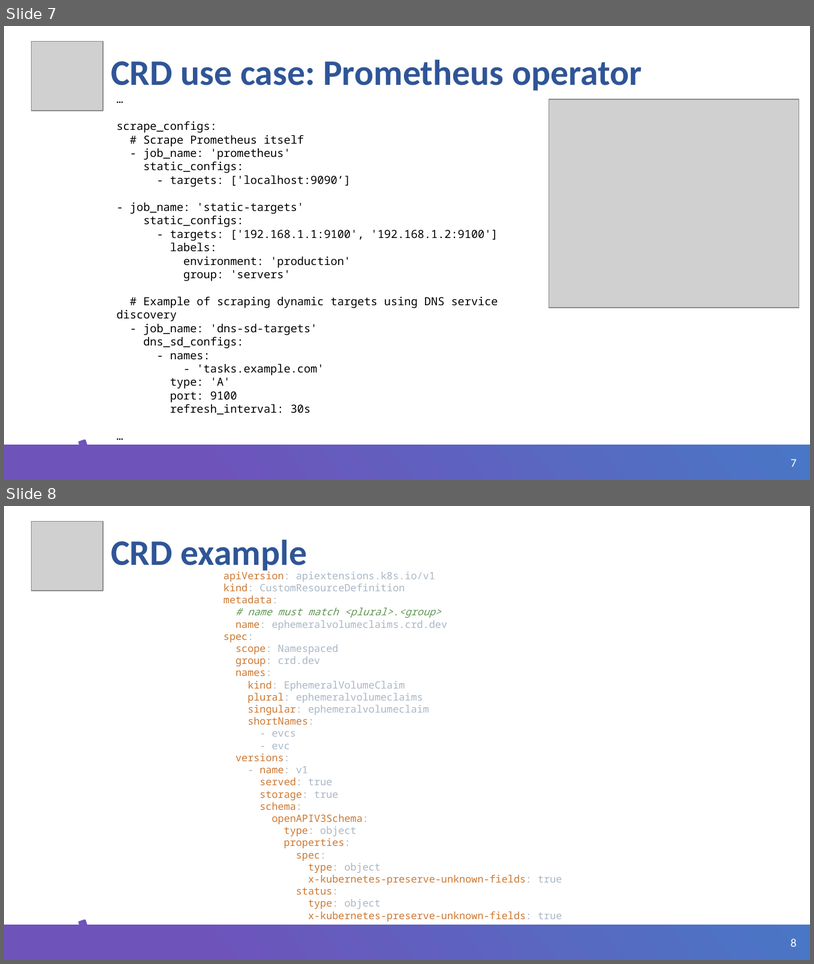
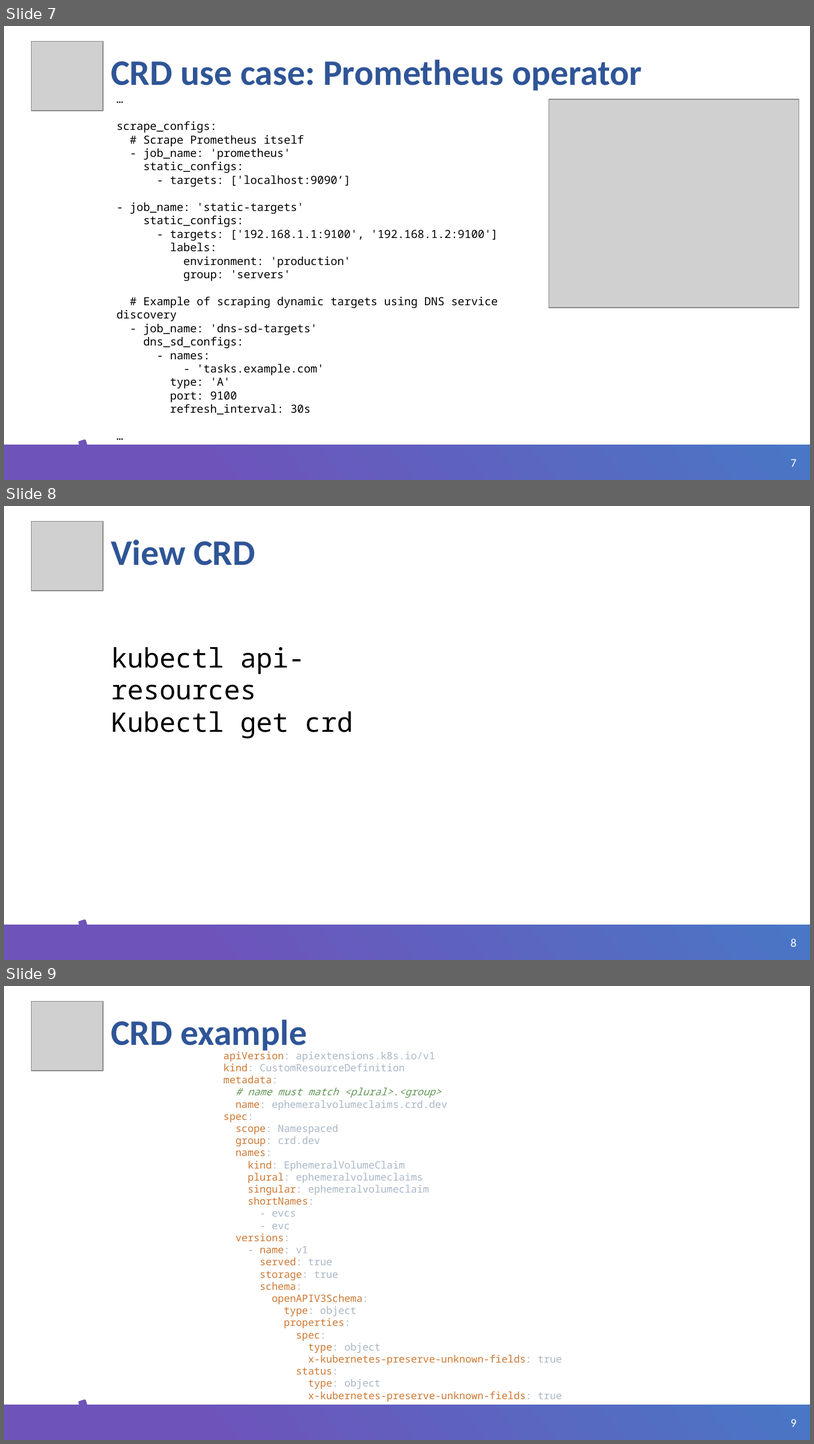
Before and after one commit to ybaryshnikova/extensions-meetup, a slide deck: Kubernetes CRD Helm.pptx. Shown one above the other, each under a label of ours: slides 7 and 8 before the commit, slides 7, 8 and 9 after it. The pictures are 814x964 and 814x1444 pixels, drawn with LibreOffice and Linux fonts; fonts in the diff are those of the drawing; grey boxes stand for pictures; background and template pictures are left out. Boxes give left, top, right and bottom in pixels: in the first picture for what was removed or moved away, otherwise in the second. Text is boxed around its words. In the diff, an @@ line names an element or a change of style, - is before the commit and + after.

```diff
--- a/Kubernetes CRD Helm.pptx
+++ b/Kubernetes CRD Helm.pptx
@@ slide 8 added at [4, 506, 810, 960], background #FFFFFF; not listed: 3 template elements that a slide beside it also shows @@
@@ picture added at [32, 522, 103, 591] @@
@@ title added at [111, 540, 255, 565], 32 pt, text #2F5597, bold @@
+View CRD
@@ text added at [111, 647, 353, 738], 24 pt, text #000000 @@
+kubectl api-resources
+Kubectl get crd
@@ what was slide 8 is now slide 9 @@
@@ page number at [791, 1419, 797, 1426]: text changed @@
-8
+9
```
Also in this commit, not shown: 1 slide changed, 1 slide removed, 5 other files.
